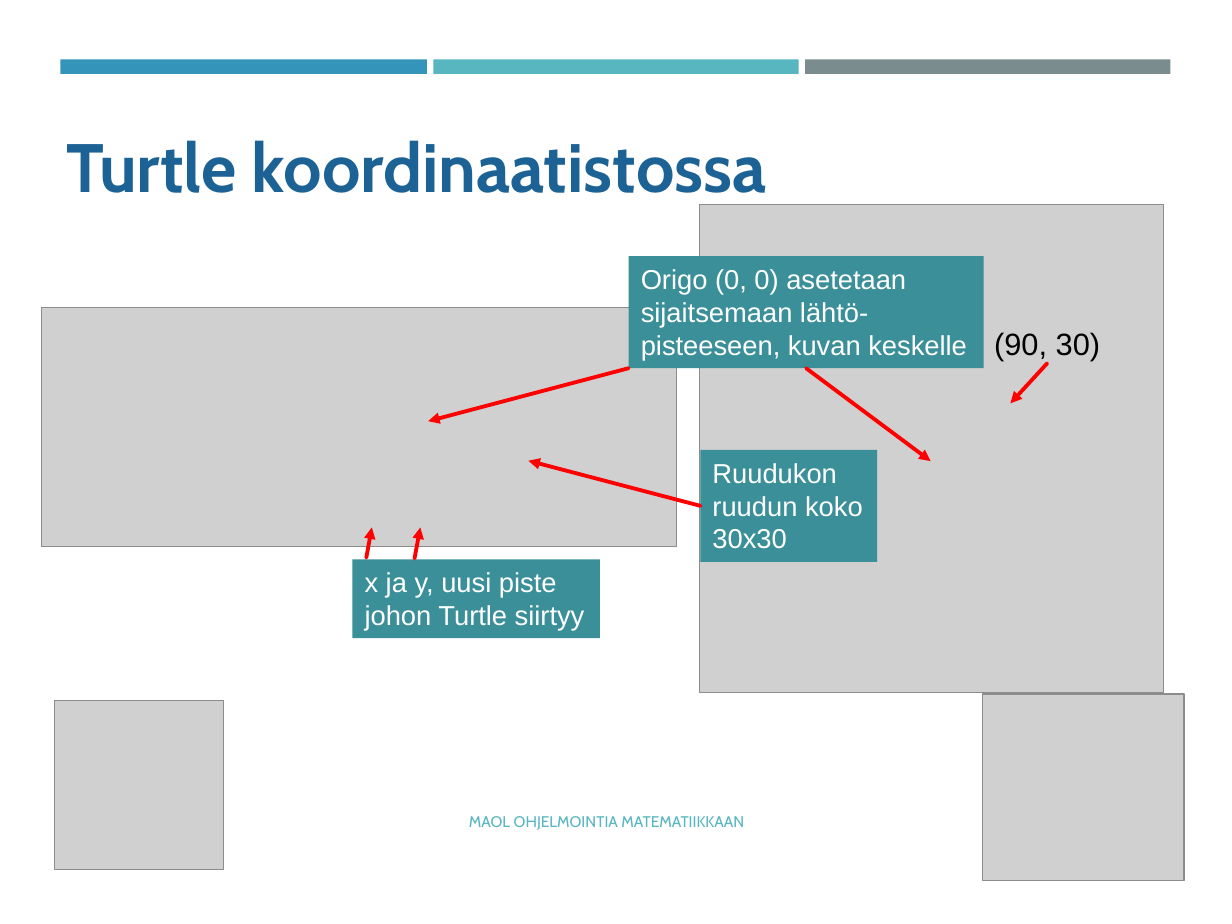
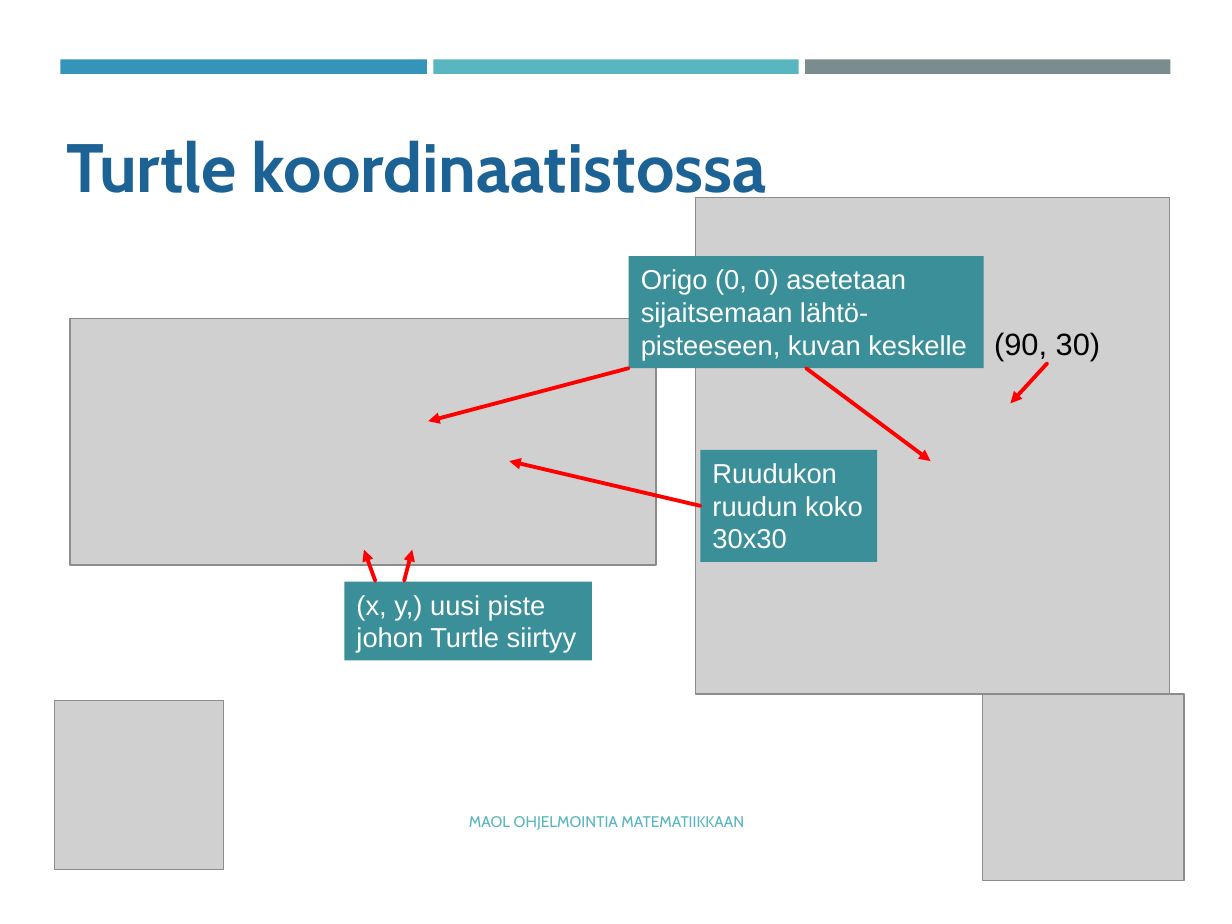
Before and after one commit to tyynetyyne/tyynetyyne.github.io, a slide deck: slide 4 of tehtavat/tiedostot/maol/power_point/Racket-MAOL-5-6-turtle2.pptx. Drawn at 1232x924 pixels with LibreOffice and Linux fonts; fonts in the diff are those of the drawing; grey boxes stand for pictures. Boxes give left, top, right and bottom in pixels: in the first picture for what was removed or moved away, otherwise in the second. Text is boxed around its words. In the diff, an @@ line names an element or a change of style, - is before the commit and + after.

```diff
--- a/tehtavat/tiedostot/maol/power_point/Racket-MAOL-5-6-turtle2.pptx
+++ b/tehtavat/tiedostot/maol/power_point/Racket-MAOL-5-6-turtle2.pptx
@@ picture: place and size @@
-picture at [700, 205, 1164, 692]
+picture at [696, 197, 1170, 694]
@@ picture: place and size @@
-picture at [42, 307, 678, 546]
+picture at [70, 319, 657, 565]
@@ arrow moved from (701, 506) - (529, 461) to (701, 506) - (509, 461) @@
@@ arrow moved from (366, 558) - (372, 527) to (376, 580) - (363, 549) @@
@@ arrow moved from (414, 558) - (420, 527) to (404, 580) - (413, 549) @@
@@ rectangle "(x, y,) uusi piste": place and size @@
-rectangle "(x, y,) uusi piste" at [352, 559, 600, 638]
+rectangle "(x, y,) uusi piste" at [345, 582, 593, 660]
@@ text in rectangle at [356, 595, 546, 620]: text changed @@
-x ja y, uusi piste
+(x, y,) uusi piste
```
Also in this commit, not shown: 6 other slides changed, 4 other files.
